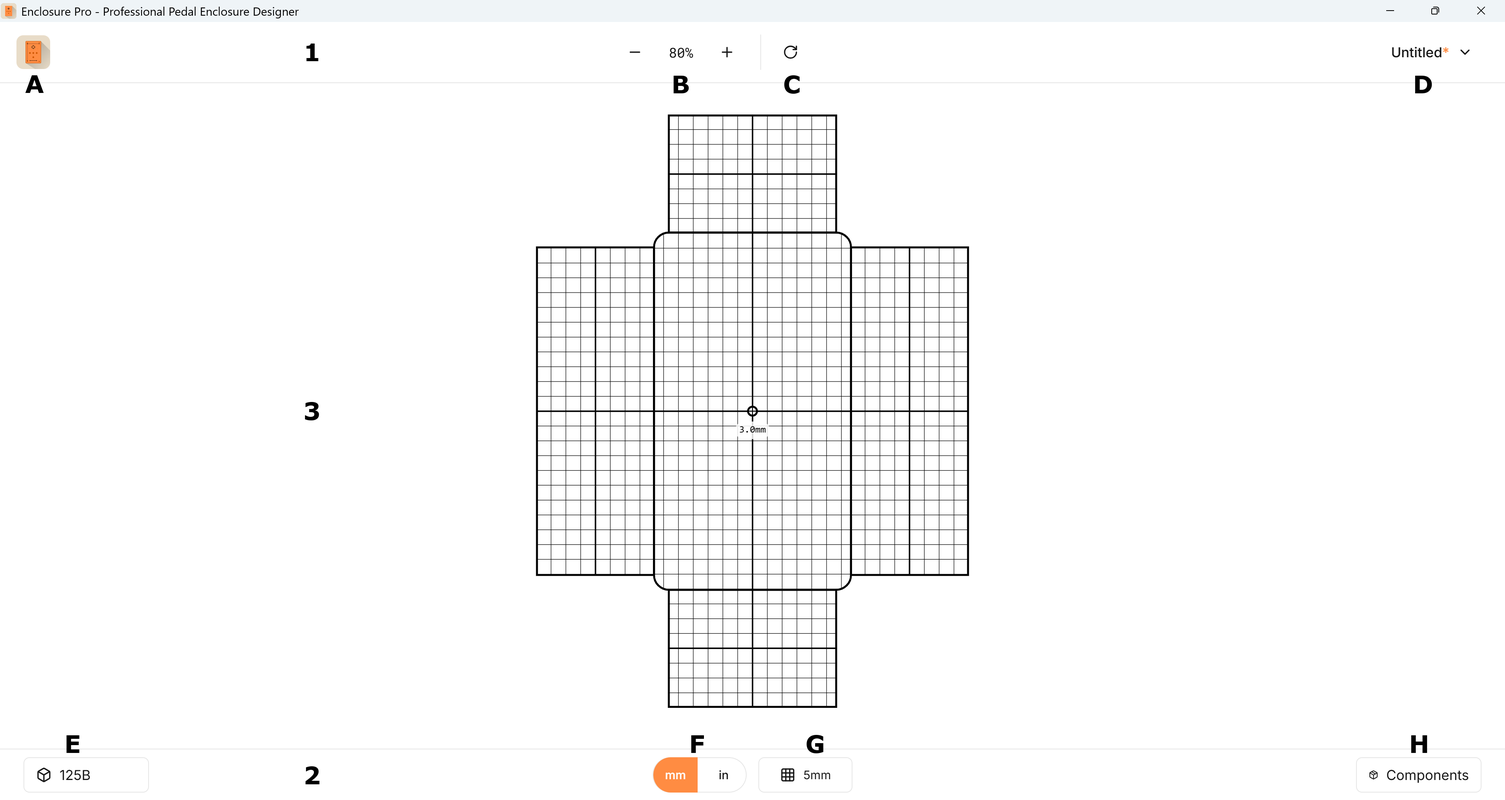
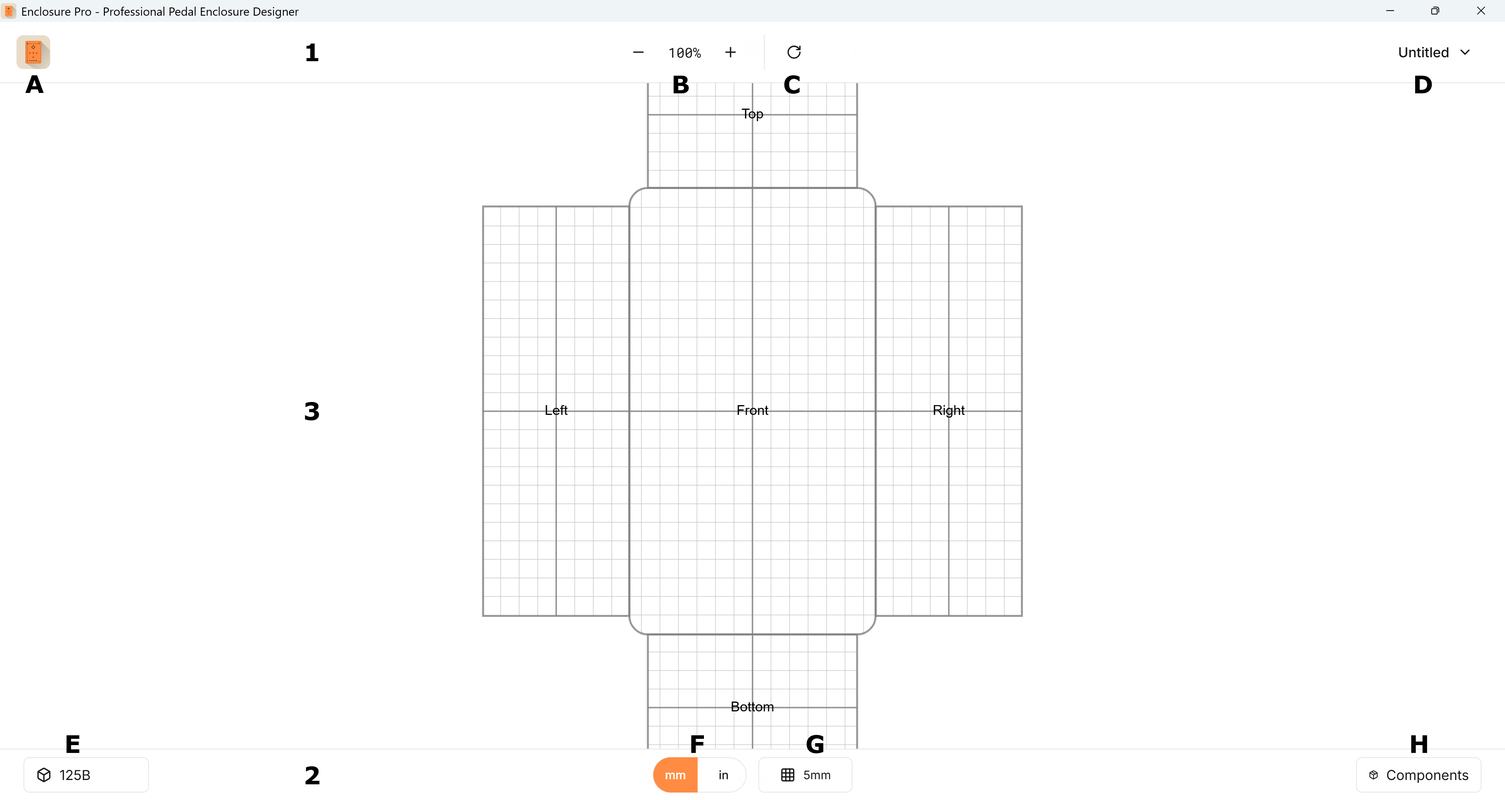
Revision of a layered 1505 x 800 image; what changed, layer by layer:
added layer "Screenshot 2025-11-17 135238.png copy" above "Screenshot 2025-11-16 141205.png" over [482,34,1450,749]
